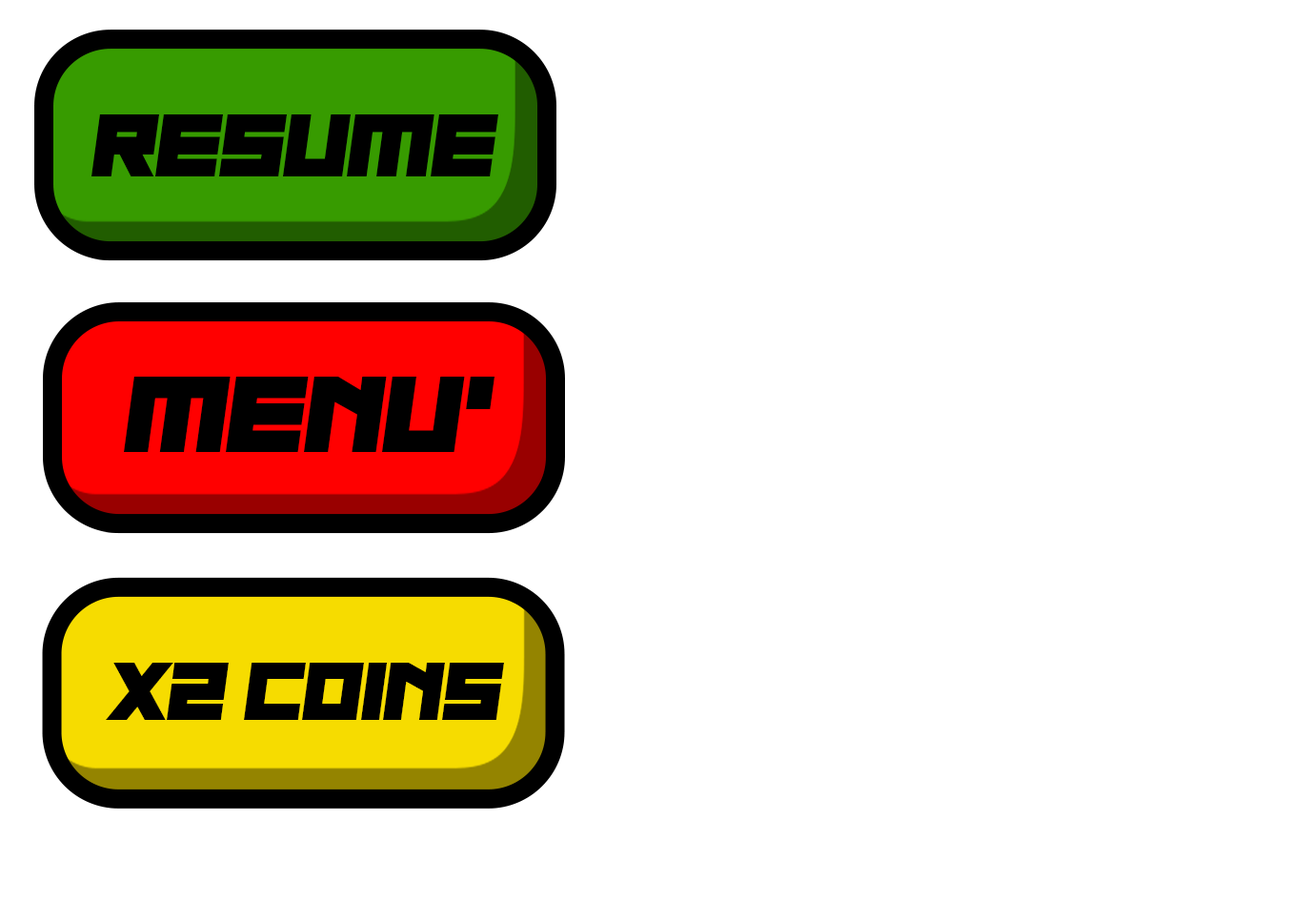
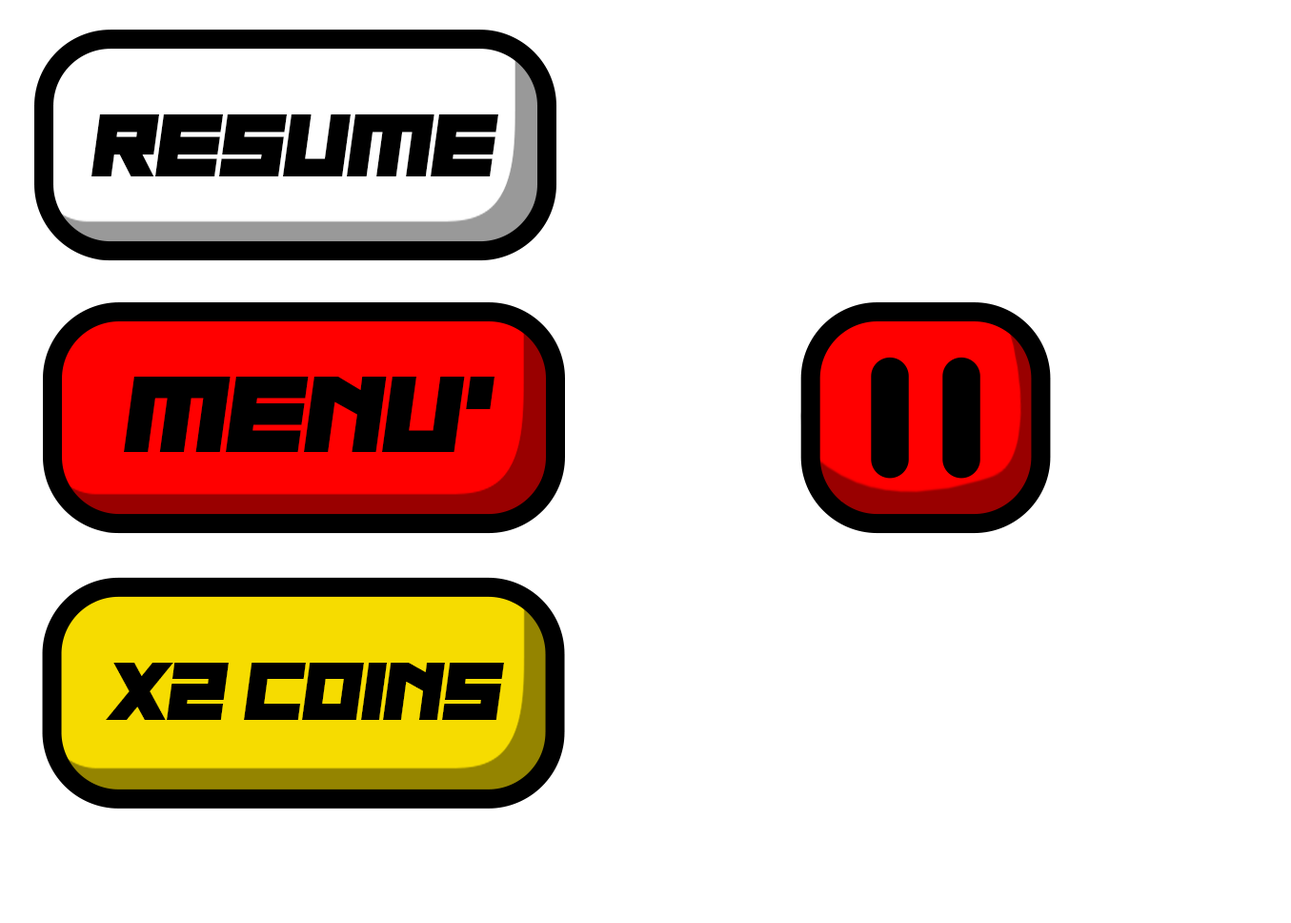
Revision of a layered 1291x923 image; what changed, layer by layer:
added group "pause" with 4 layers above "resume copia" over 799, 302, 1052, 534
added layer "Rettangolo arrotondato 2 copia" in group "pause" over 871, 356, 910, 479
added layer "Rettangolo arrotondato 2" in group "pause" over 942, 356, 981, 479
added layer "Livello 3" (40%) in group "pause" over 799, 319, 1039, 524
added layer "Rettangolo arrotondato 1" (2nd of 4, in "pause") in group "pause" over 800, 302, 1052, 534
painted on "Rettangolo arrotondato 1" (4th of 4, in "resume") over 53, 48, 538, 243
